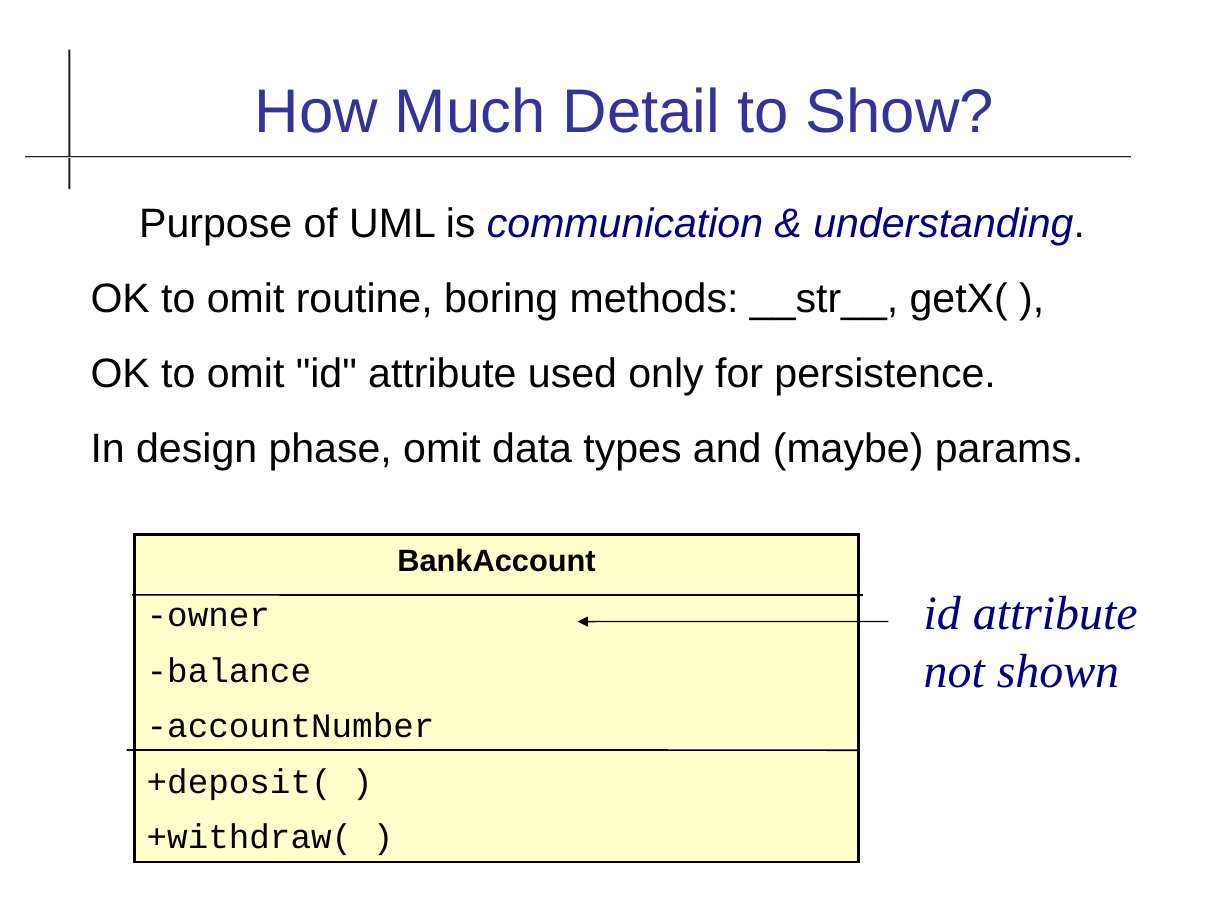
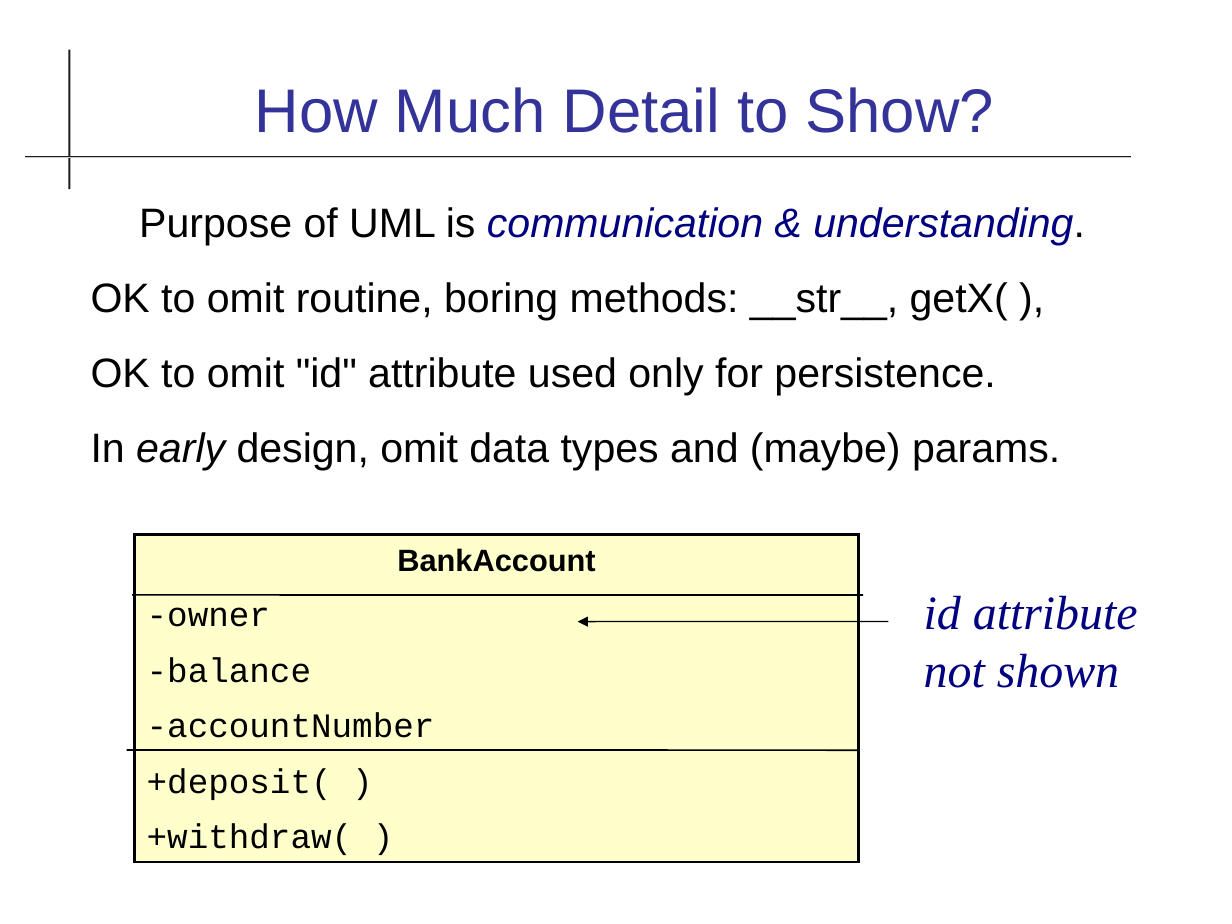
Before and after one commit to cpske/ISP, a slide deck: slide 15 of uml/UML-Class-Diagram.odp. Drawn at 1232x924 pixels with LibreOffice and Linux fonts; fonts in the diff are those of the drawing. Boxes give left, top, right and bottom in pixels: in the first picture for what was removed or moved away, otherwise in the second. Text is boxed around its words. In the diff, an @@ line names an element or a change of style, - is before the commit and + after.

Commit message:
update UML class diagram slides, add Python types

```diff
--- a/uml/UML-Class-Diagram.odp
+++ b/uml/UML-Class-Diagram.odp
@@ text at (x1=91, y1=432, x2=1060, y2=471): text changed @@
-In design phase, omit data types and (maybe) params.
+In early design, omit data types and (maybe) params.
```
Also in this commit, not shown: 11 other slides changed, 1 slide added, 2 other files.
